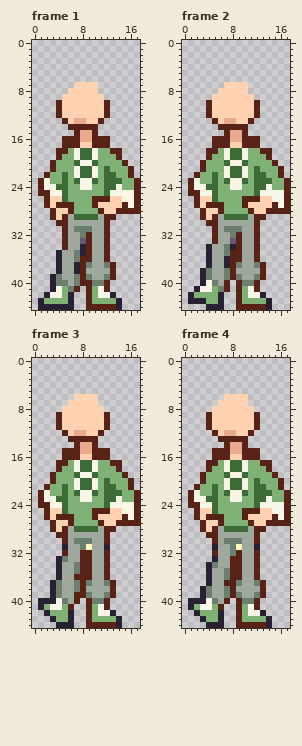
Edited in one commit: pixel-art file (michael_afk.ase). Above: the version before the commit.
18x45 pixels, 5 frames. Shown: frame 1, frame 2, frame 3, frame 4. The commit also changed other frames, which this record leaves out.
After the commit:
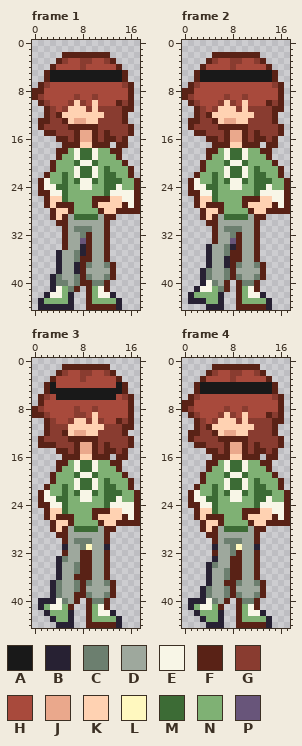
Palette (. is transparent): A #191919  B #272133  C #6c7f6f  D #9ea89d  E #f8f6e7  F #592216  G #893c30  H #a84a3c  J #eaa88c  K #ffd2b2  L #fff8bf  M #3c6b35  N #7fb174  P #68557a
Difference:
layer "forest hair" now shown
layer "Layer 2" added
Changed rows in their new state; - is an unchanged pixel.
Frame 1, layers "Layer 2", "forest hair":
first column x 0:
 2 -----FFFFFFFF----
 3 ----FGHHGGHHGF---
 4 ---FHHHHGHHHHHF--
 5 --FAAAAAAAAAAAAF-
 6 --FAAAAAAAAAAAAF-
 7 -FGHHHHHHHHHHHHGF
 8 FFHHHHHHHHHHHHHHF
 9 FGHHHHHGHHGHHHHHF
10 -FGHHHG-GH-HHHFGF
11 --FGHG---G-GGGGFF
12 --FG--------GGGF-
13 -FFGG------GGGGF-
14 -FGGGG-----GGGGGF
15 --FFGGG----GFGGGF
16 ----F-G----G-FGF-
17 --------------FF-
Frame 2, layers "Layer 2", "forest hair": the same change as frame 1
Frame 3, layers "Layer 2", "forest hair":
first column x 0:
 1 -----FFFFFFFF----
 2 ----FGHHGGHHGF---
 3 ---FHHHHGHHHHHF--
 4 --FAHHHHHHHHHHAF-
 5 --FAAAAAAAAAAAAF-
 6 -FGHAAAAAAAAAAHGF
 7 -FHHHHHHHHHHHHHHF
 8 FGHHHHHGHHGHHHHHF
 9 FFGHHHHGGH-HHHHHF
10 --FGHHG--G-GHHFGF
11 --FGGG------GGGFF
12 --FGG------GGGGF-
13 -FGGGG-----GGGGGF
14 -FFFGGG----GFGGGF
15 ----F-G----G-FGF-
16 --------------FF-
Frame 4, layers "Layer 2", "forest hair":
first column x 0:
 1 -----FFFFFFFF----
 2 ----FGHHGGHHGF---
 3 ---FHHHHGHHHHHF--
 4 --FAAAAAAAAAAAAF-
 5 --FAAAAAAAAAAAAF-
 6 -FGHHHHHHHHHHHHGF
 7 FFHHHHHHHHHHHHHHF
 8 FGHHHHHGHHGHHHHHF
 9 -FGHHHG-GH-HHHFGF
10 --FGHG---G-GGGGFF
11 --FG--------GGGF-
12 -FFGG------GGGGF-
13 -FGGGG-----GGGGGF
14 --FFGGG----GFGGGF
15 ----F-G----G-FGF-
16 --------------FF-
